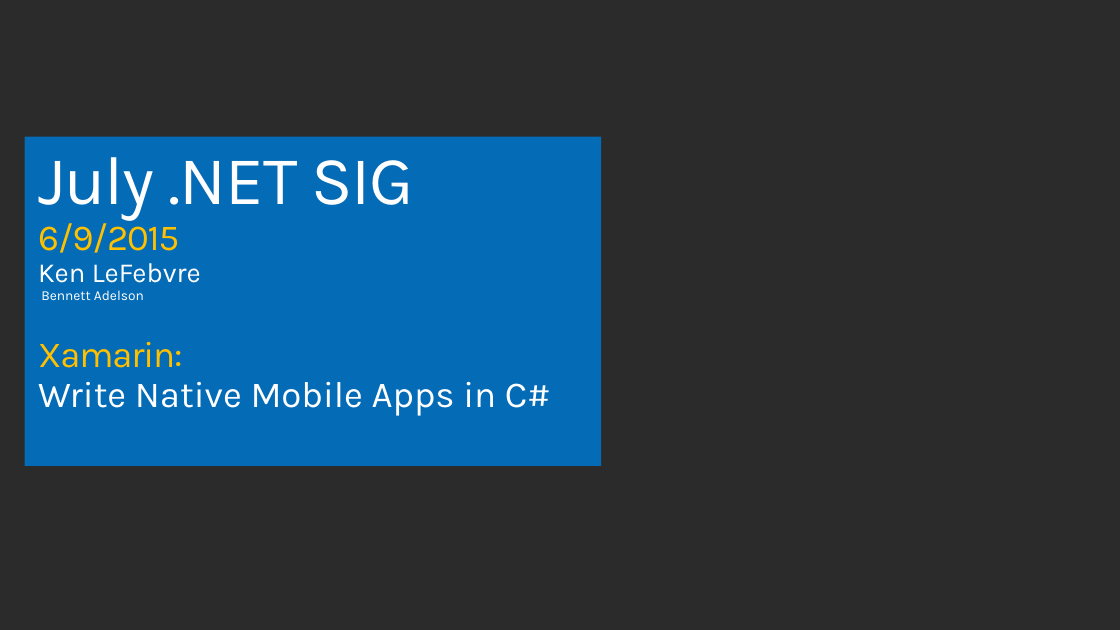
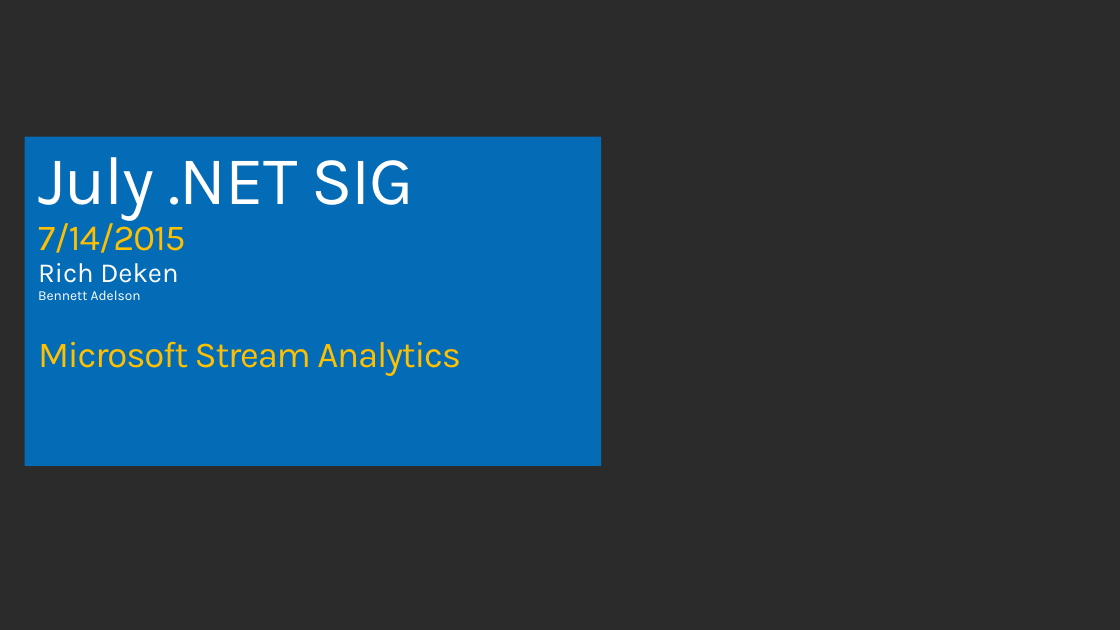
Before and after one commit to cledotnet/Xamarin.Forms, a slide deck: slide 31 of doc/Cross-Platform with Xamarin.pptx (slide 27 before the commit). Drawn at 1120x630 pixels with LibreOffice and Linux fonts; fonts in the diff are those of the drawing; background and template pictures are left out; a plain dark background stands for a picture behind light text. Boxes give left, top, right and bottom in pixels: in the first picture for what was removed or moved away, otherwise in the second. Text is boxed around its words. In the diff, an @@ line names an element or a change of style, - is before the commit and + after.

Commit message:
Updated slide deck with July's meeting info

```diff
--- a/doc/Cross-Platform with Xamarin.pptx
+++ b/doc/Cross-Platform with Xamarin.pptx
@@ title at [38, 157, 414, 300]: text changed @@
-July .NET SIG
-6/9/2015
-Ken LeFebvre
-Bennett Adelson
+July .NET SIG
+7/14/2015
+Rich Deken
+Bennett Adelson
@@ text at [38, 341, 461, 376]: text changed; text colour #FFFFFF to #FFC000 @@
-Xamarin:
-Write Native Mobile Apps in C#
+Microsoft Stream Analytics
```
Also in this commit, not shown: 4 slides added.
